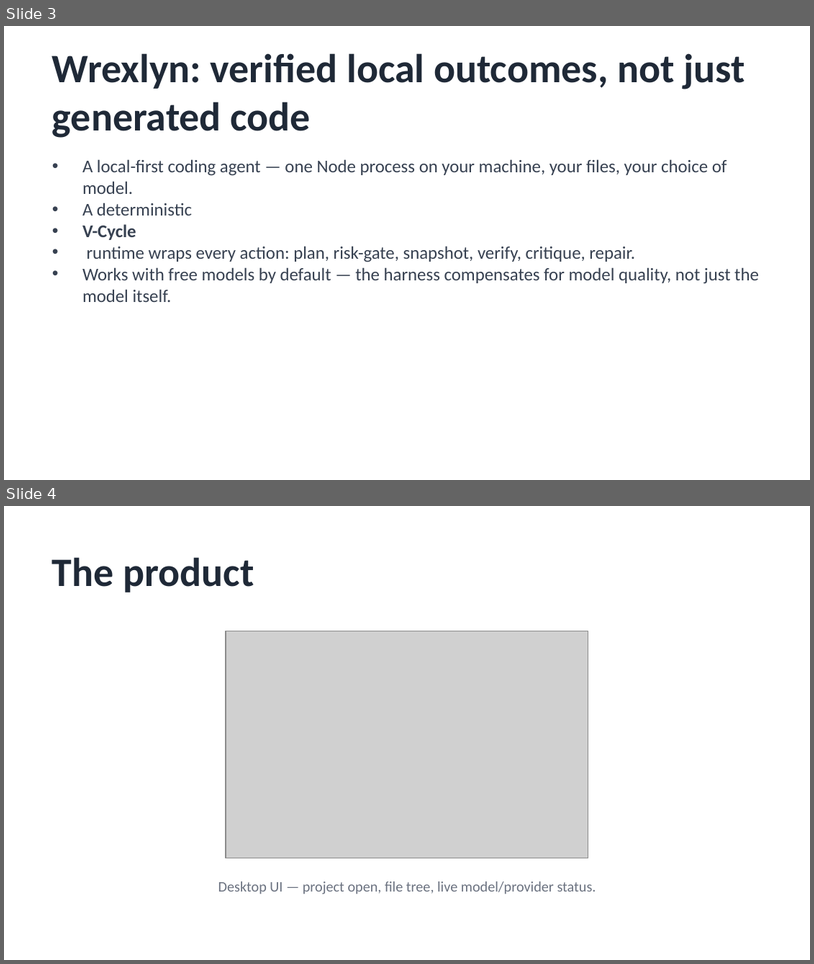
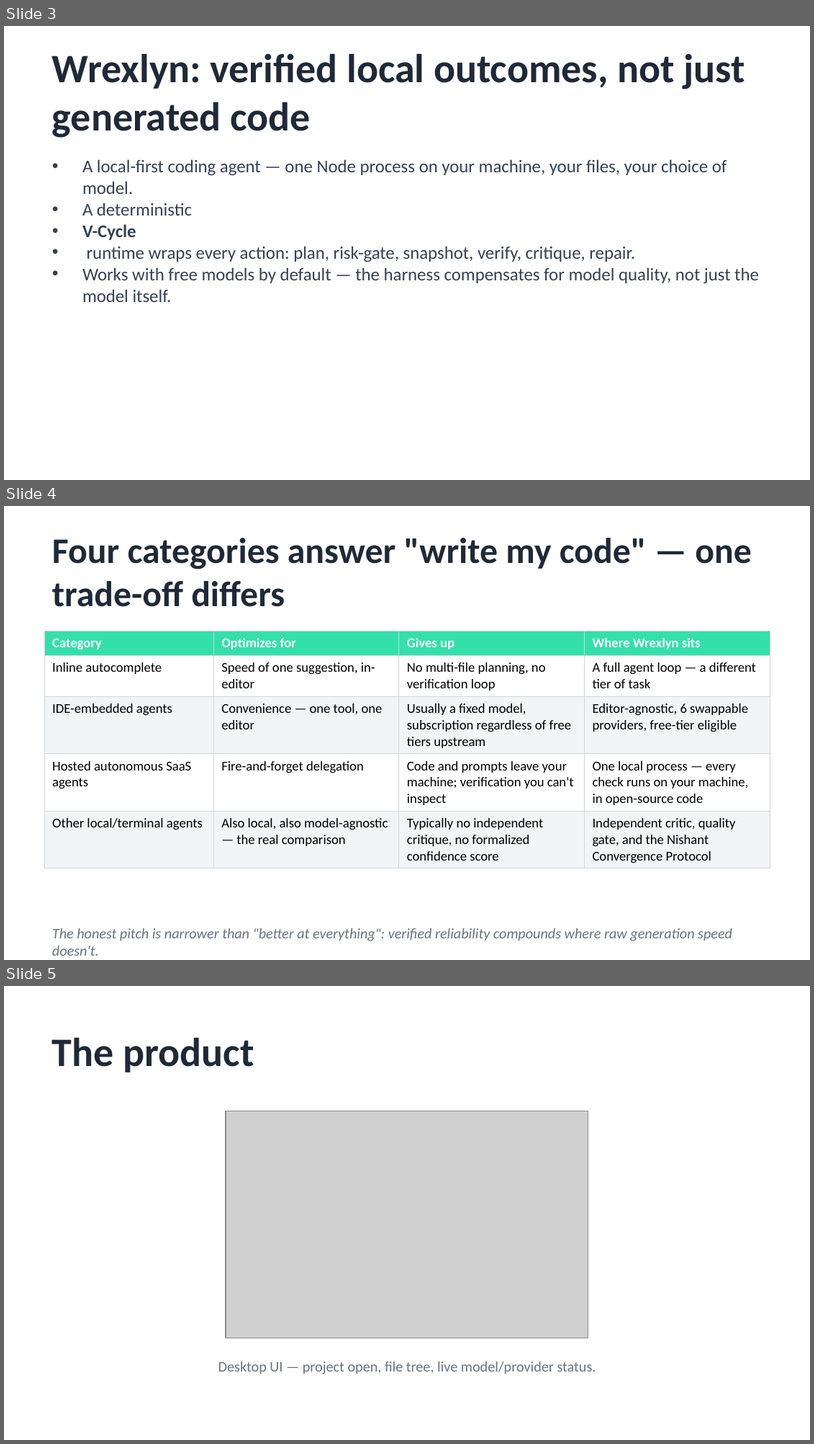
Before and after one commit to nishantsprabhakar/codingagent, a slide deck: docs/assets/Wrexlyn-Pitch-Deck.pptx. Shown one above the other, each under a label of ours: slides 3 and 4 before the commit, slides 3, 4 and 5 after it. The pictures are 814x964 and 814x1444 pixels, drawn with LibreOffice and Linux fonts; fonts in the diff are those of the drawing; grey boxes stand for pictures. Boxes give left, top, right and bottom in pixels: in the first picture for what was removed or moved away, otherwise in the second. Text is boxed around its words. In the diff, an @@ line names an element or a change of style, - is before the commit and + after.

Commit message:
Strengthen documentation/pitch deck: explicit competitive positioning
Both the GitHub Pages docs and pitch deck (HTML + the actual .pptx) gain a
dedicated competitive-landscape section, positioned early in the pitch deck
and as a new closing chapter in the docs:

- Four honest categories of alternative (inline autocomplete, IDE-embedded
  agents, hosted autonomous SaaS agents, other local/terminal agents), each
  with what it optimizes for, what you give up, and where Wrexlyn actually
  differs — generic category framing throughout, no named-competitor claims.
- The explicit "verified reliability compounds where raw speed doesn't" thesis,
  framed as a narrower, more honest pitch than "better at everything."
- documentation.html ch.11 retitled "Why the skills library is differentiated"
  to disambiguate from the new ch.15 "Competitive positioning," which covers
  the core product and adds an "evidence, not claims" / "disclosed limits"
  framing tying together the unit-tested algorithms already documented.

Verified: section/slide-count balance, PowerPoint COM open-and-render check
on the new pptx slide (no overflow), and a corruption/placeholder text scan
across all three files.

```diff
--- a/docs/assets/Wrexlyn-Pitch-Deck.pptx
+++ b/docs/assets/Wrexlyn-Pitch-Deck.pptx
@@ slide 4 added at bbox=[4, 506, 810, 960], background #FFFFFF @@
@@ text added at bbox=[52, 538, 752, 607], 32 pt, text #1F2937, bold @@
+Four categories answer "write my code" — one trade-off differs
@@ table added at bbox=[44, 631, 770, 866], 5 rows, 4 columns @@
+Category | Optimizes for | Gives up | Where Wrexlyn sits
+Inline autocomplete | Speed of one suggestion, in-editor | No multi-file planning, no verification loop | A full agent loop — a different tier of task
+IDE-embedded agents | Convenience — one tool, one editor | Usually a fixed model, subscription regardless of free tiers upstream | Editor-agnostic, 6 swappable providers, free-tier eligible
+Hosted autonomous SaaS agents | Fire-and-forget delegation | Code and prompts leave your machine; verification you can't inspect | One local process — every check runs on your machine, in open-source code
+Other local/terminal agents | Also local, also model-agnostic — the real comparison | Typically no independent critique, no formalized confidence score | Independent critic, quality gate, and the Nishant Convergence Protocol
@@ text added at bbox=[52, 928, 733, 955], 13 pt, text #6B7280, italic @@
+The honest pitch is narrower than "better at everything": verified reliability compounds where raw generation speed doesn't.
@@ what was slide 4 is now slide 5 @@
```
Also in this commit, not shown: 2 other files.
